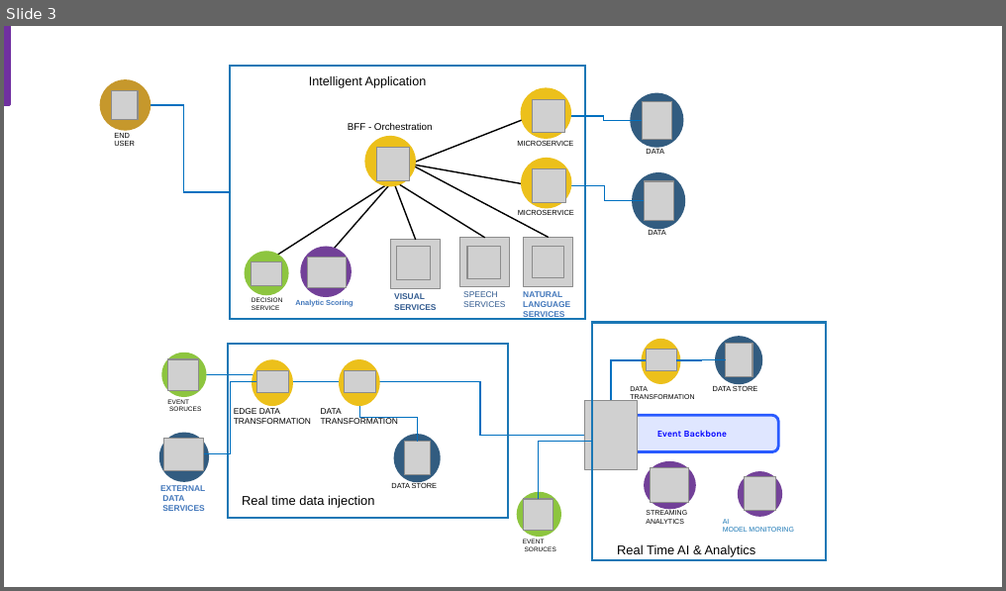
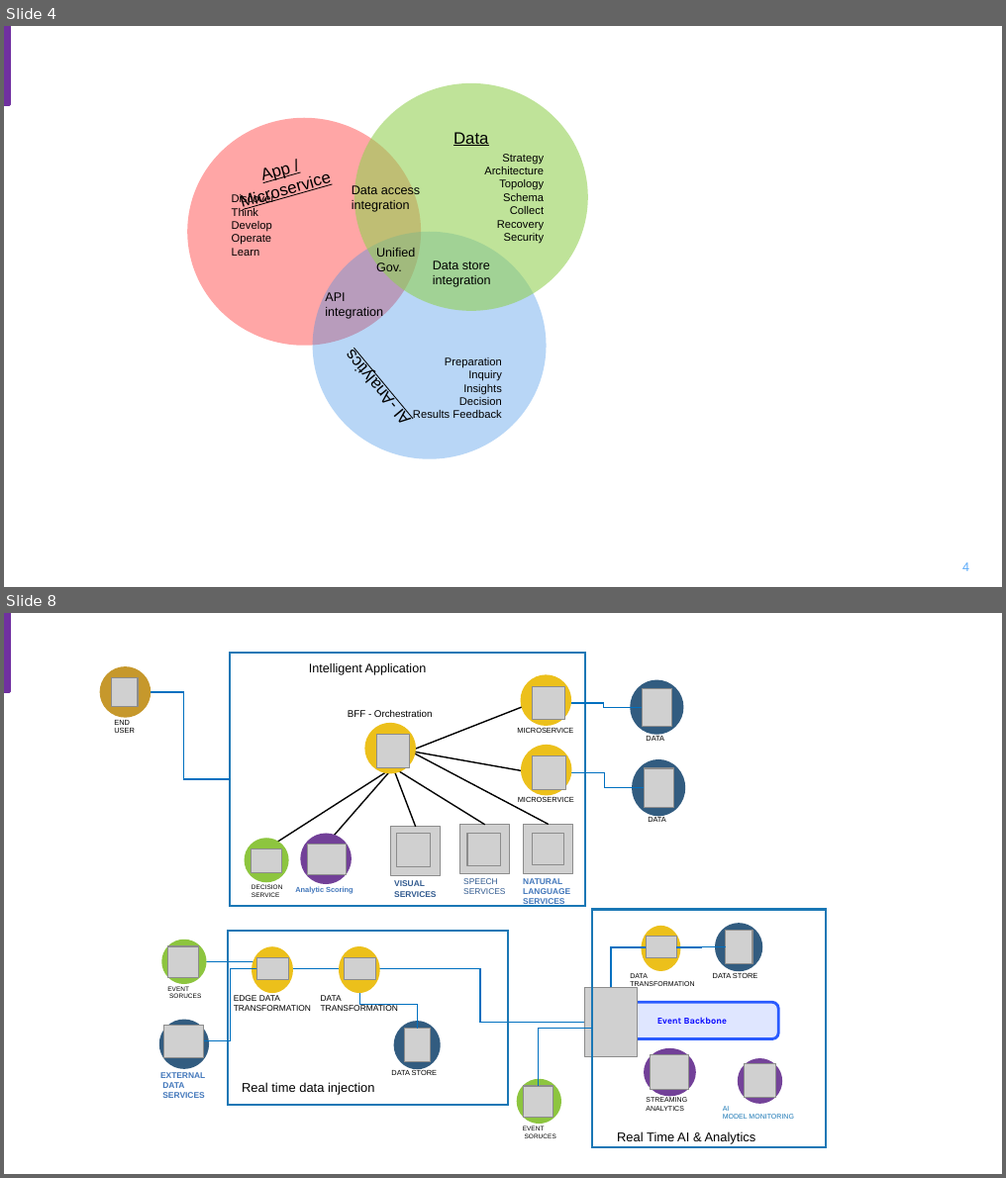
Before and after one commit to ibm-cloud-architecture/refarch-data-ai-analytics, a slide deck: docs/AI-Data-ML-ArchitectureDiagrams.pptx. Shown one above the other, each under a label of ours: slide 3 before the commit, slides 4 and 8 after it; the slides between them are not shown. The pictures are 1006x591 and 1006x1178 pixels, drawn with LibreOffice and Linux fonts; fonts in the diff are those of the drawing; grey boxes stand for pictures; background and template pictures are left out. Boxes give left, top, right and bottom in pixels: in the first picture for what was removed or moved away, otherwise in the second. Text is boxed around its words. In the diff, an @@ line names an element or a change of style, - is before the commit and + after.

```diff
--- a/docs/AI-Data-ML-ArchitectureDiagrams.pptx
+++ b/docs/AI-Data-ML-ArchitectureDiagrams.pptx
@@ slide 4 added at (x1=4, y1=26, x2=1002, y2=587), background #FFFFFF; not listed: 1 template element that a slide beside it also shows @@
@@ ellipse added at (x1=354, y1=82, x2=588, y2=310), fill #92D050 at 58% opacity, 8 pt, text #000000 @@
+Strategy
+Architecture
+Topology
+Schema
+Collect
+Recovery
+Security
@@ ellipse added at (x1=187, y1=118, x2=421, y2=346), fill #FF0000 at 35% opacity, 8 pt, text #000000 @@
+Discover
+Think
+Develop
+Operate
+Learn
@@ text added at (x1=453, y1=132, x2=488, y2=146), 12 pt, text #000000, underline @@
+Data
@@ text added at (x1=262, y1=165, x2=291, y2=183), 12 pt, text #000000, underline @@
+App / Microservice
@@ text added at (x1=351, y1=184, x2=420, y2=212), 9 pt, text #000000 @@
+Data access
+integration
@@ ellipse added at (x1=312, y1=232, x2=546, y2=459), fill #348CE7 at 35% opacity, 8 pt, text #000000 @@
+Preparation
+Inquiry
+Insights
+Decision
+Results Feedback
@@ text added at (x1=376, y1=248, x2=415, y2=274), 9 pt, text #000000 @@
+Unified
+Gov.
@@ text added at (x1=433, y1=261, x2=491, y2=287), 9 pt, text #000000 @@
+Data store
+integration
@@ text added at (x1=325, y1=291, x2=383, y2=319), 9 pt, text #000000 @@
+API
+integration
@@ text added at (x1=389, y1=409, x2=415, y2=420), 12 pt, text #000000, underline @@
+AI -Analytics
@@ page number added at (x1=962, y1=563, x2=969, y2=571), 9 pt, text #5AAAFA @@
+4
@@ what was slide 3 is now slide 8 @@
```
Also in this commit, not shown: 2 slides changed, 4 other slides added, 5 other files.
